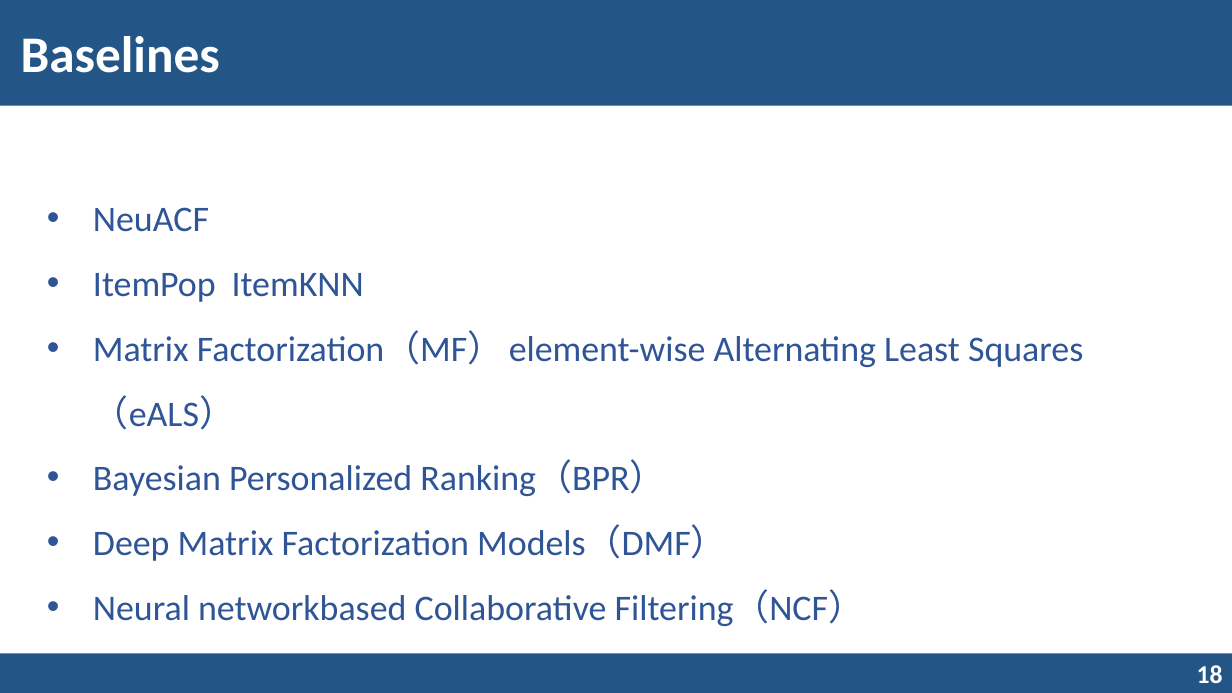
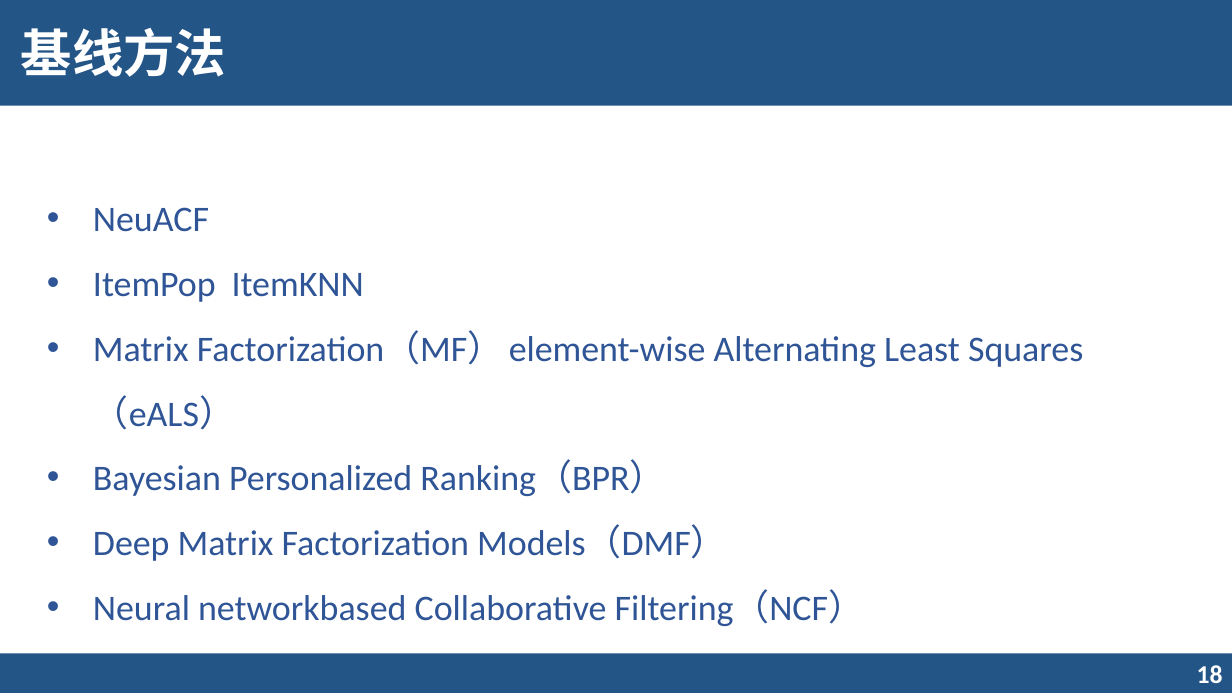
Before and after one commit to Vanrhyga/Data-Mining, a slide deck: slide 18 of ACFML/毕设/毕设答辩.pptx. Drawn at 1232x693 pixels with LibreOffice and Linux fonts; fonts in the diff are those of the drawing. Boxes give left, top, right and bottom in pixels: in the first picture for what was removed or moved away, otherwise in the second. Text is boxed around its words. In the diff, an @@ line names an element or a change of style, - is before the commit and + after.

```diff
--- a/ACFML/毕设/毕设答辩.pptx
+++ b/ACFML/毕设/毕设答辩.pptx
@@ text at <box>21,28,226,77</box>: text changed @@
-Baselines
+基线方法
```
Also in this commit, not shown: 6 other slides changed, 4 other files.
